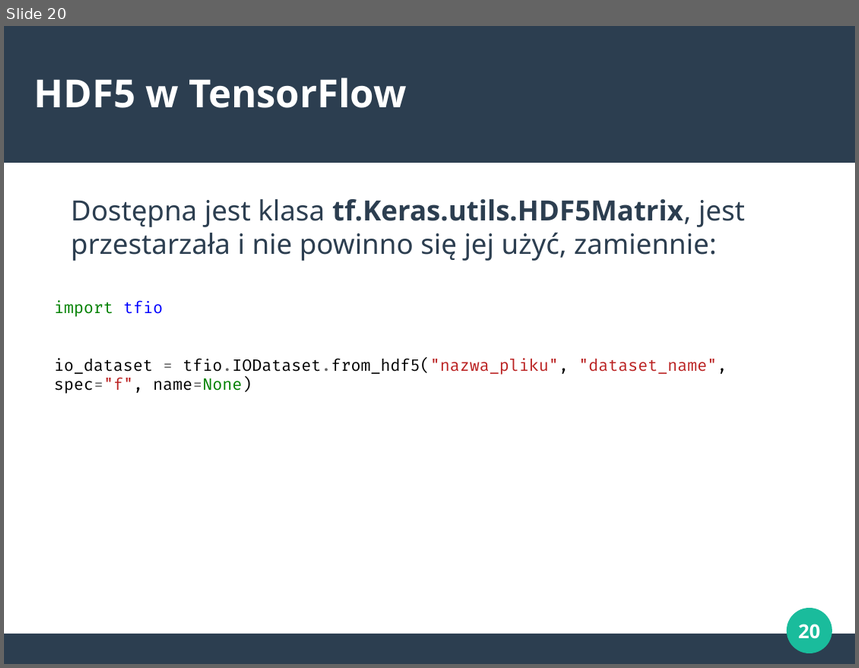
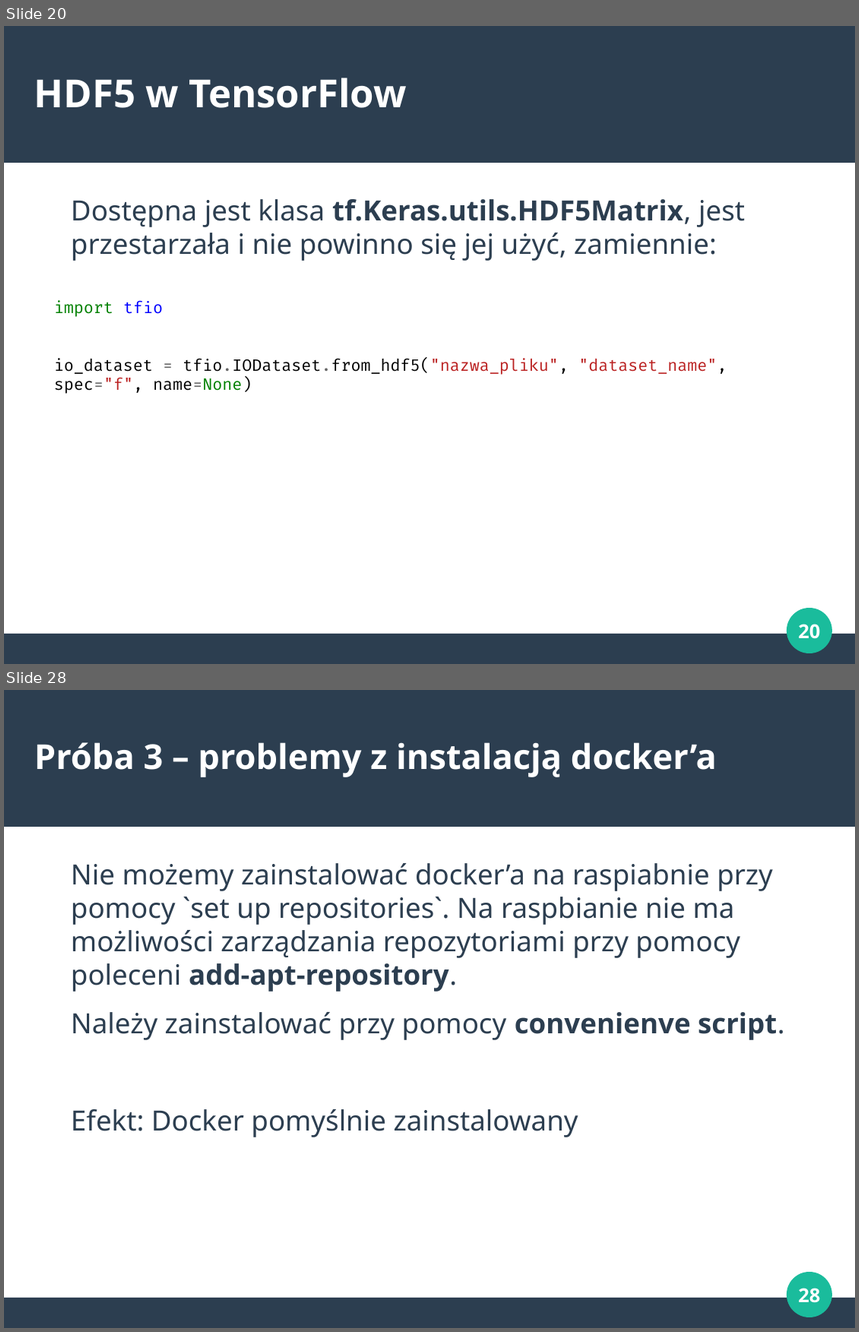
Before and after one commit to marcinbedcyc/seminarium, a slide deck: prezentacje/hdf5.odp. Shown one above the other, each under a label of ours: slide 20 before the commit, slides 20 and 28 after it; the slides between them are not shown. The pictures are 859x668 and 859x1332 pixels, drawn with LibreOffice and Linux fonts; fonts in the diff are those of the drawing. Boxes give left, top, right and bottom in pixels: in the first picture for what was removed or moved away, otherwise in the second. Text is boxed around its words. In the diff, an @@ line names an element or a change of style, - is before the commit and + after.

```diff
--- a/prezentacje/hdf5.odp
+++ b/prezentacje/hdf5.odp
@@ slide 28 added at (4,690,855,1328), background #FFFFFF; not listed: 3 template elements that a slide beside it also shows @@
@@ title added at (34,742,717,777), 32 pt, text #FFFFFF, bold @@
+Próba 3 – problemy z instalacją docker’a
@@ text added at (71,863,785,1138), 26 pt, text #2C3E50 @@
+Nie możemy zainstalować docker’a na raspiabnie przy pomocy `set up repositories`. Na raspbianie nie ma możliwości zarządzania repozytoriami przy pomocy poleceni add-apt-repository.
+Należy zainstalować przy pomocy convenienve script.
+Efekt: Docker pomyślnie zainstalowany
@@ page number added at (798,1288,820,1303), 18 pt, text #FFFFFF, bold @@
+28
```
Also in this commit, not shown: 10 other slides added, 1 other file.
